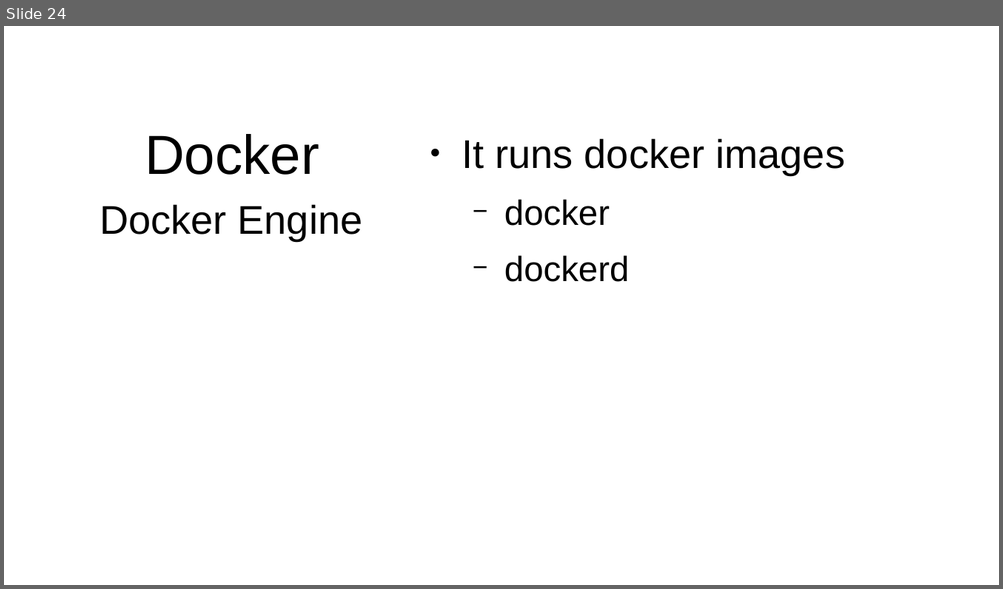
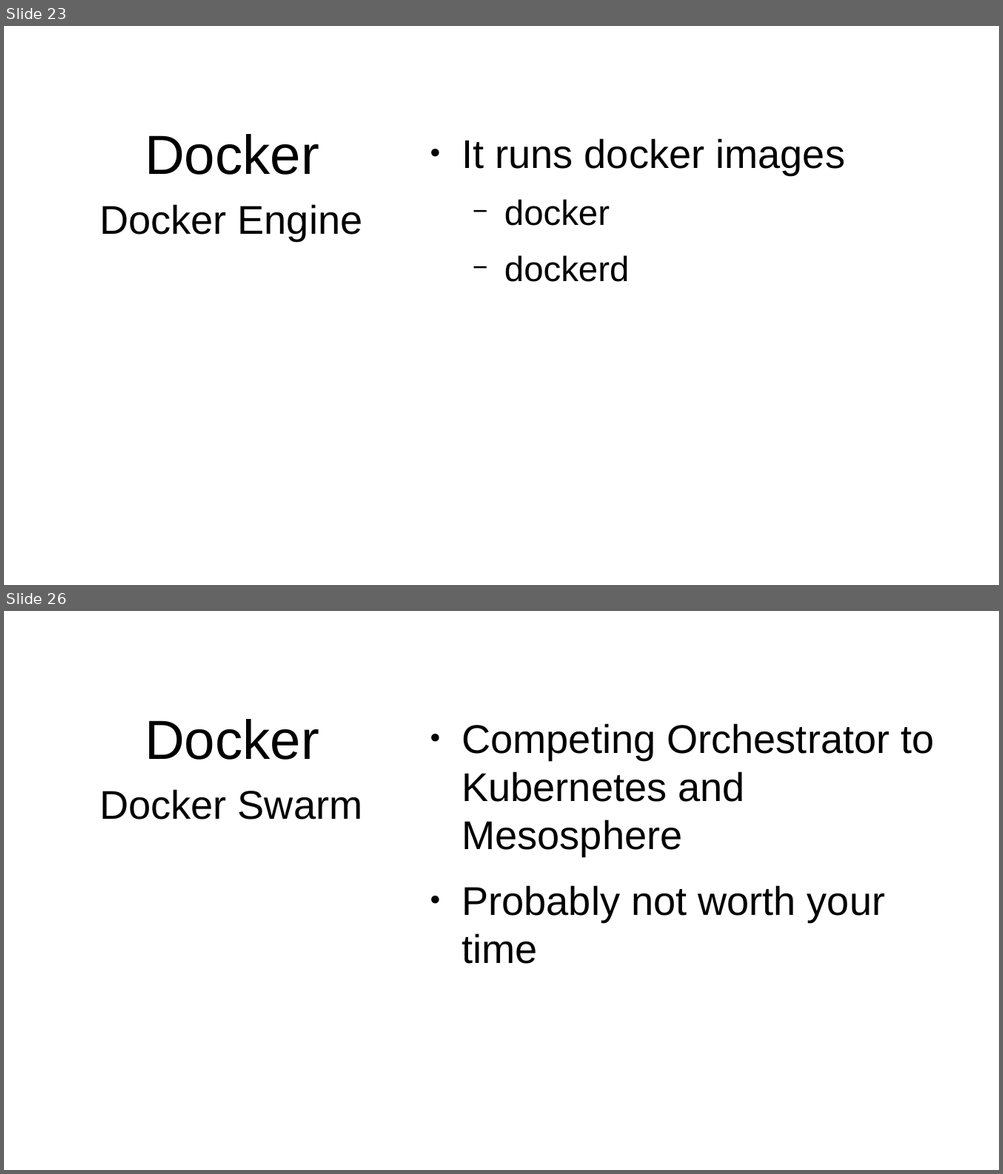
Before and after one commit to JasonvanBrackel/ContainYourEnthusiasm, a slide deck: Contain Your Enthusiasm 2018.2.odp. Shown one above the other, each under a label of ours: slide 24 before the commit, slides 23 and 26 after it; the slides between them are not shown. The pictures are 1003x589 and 1003x1174 pixels, drawn with LibreOffice and Linux fonts; fonts in the diff are those of the drawing; background and template pictures are left out. Boxes give left, top, right and bottom in pixels: in the first picture for what was removed or moved away, otherwise in the second. Text is boxed around its words. In the diff, an @@ line names an element or a change of style, - is before the commit and + after.

Commit message:
(WIP) finished first pass Docker information

```diff
--- a/Contain Your Enthusiasm 2018.2.odp
+++ b/Contain Your Enthusiasm 2018.2.odp
@@ slide 26 added at (4, 611, 999, 1170), background #FFFFFF @@
@@ title added at (145, 719, 319, 760), 44 pt, text #000000 @@
+Docker
@@ text added at (461, 723, 933, 922), 32 pt, text #000000 @@
+● Competing Orchestrator to Kubernetes and Mesosphere
+● Probably not worth your time
@@ text added at (99, 789, 363, 820), 32 pt, text #000000 @@
+Docker Swarm
@@ what was slide 24 is now slide 23 @@
```
Also in this commit, not shown: 2 slides changed, 55 other slides added, 1 slide removed.
